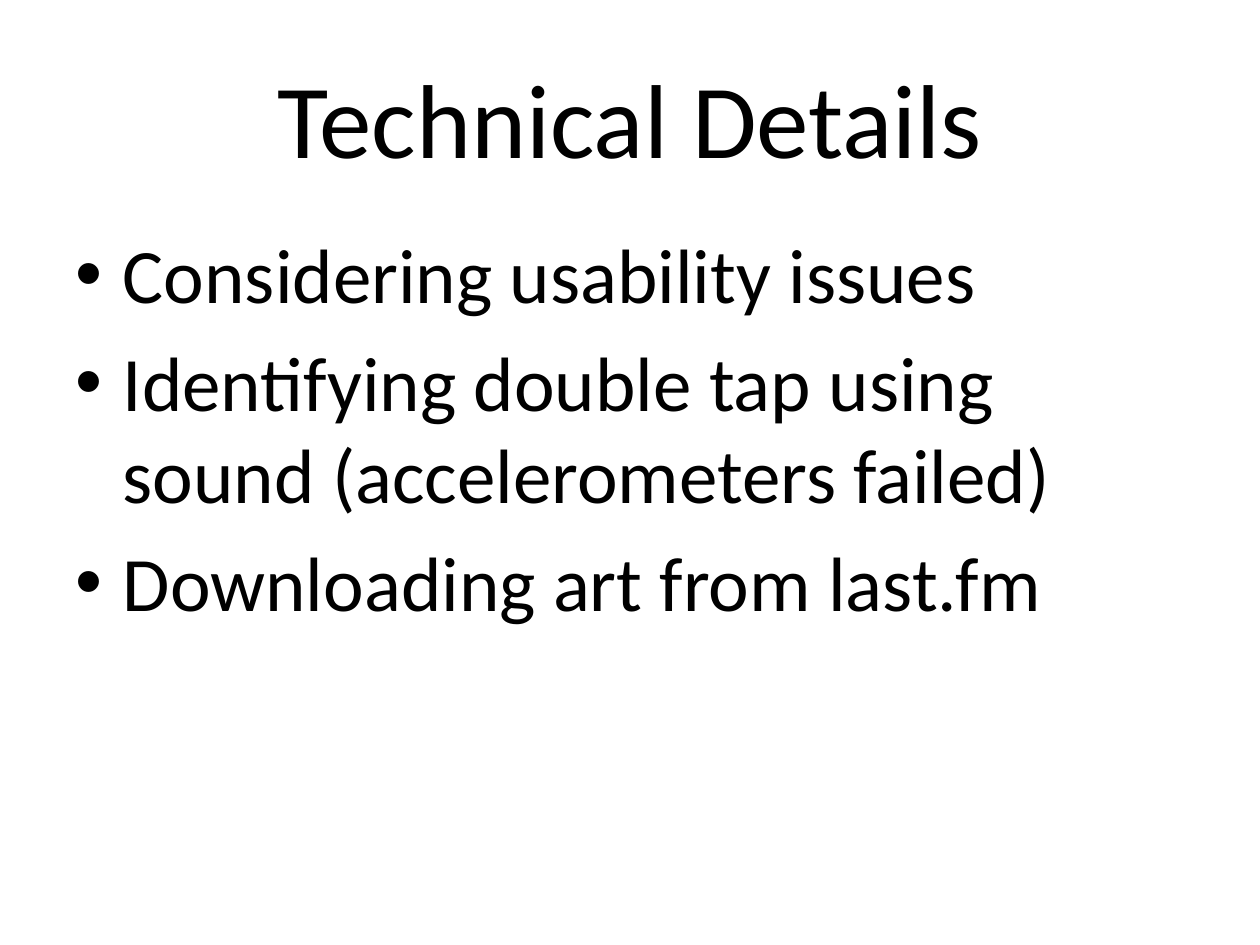
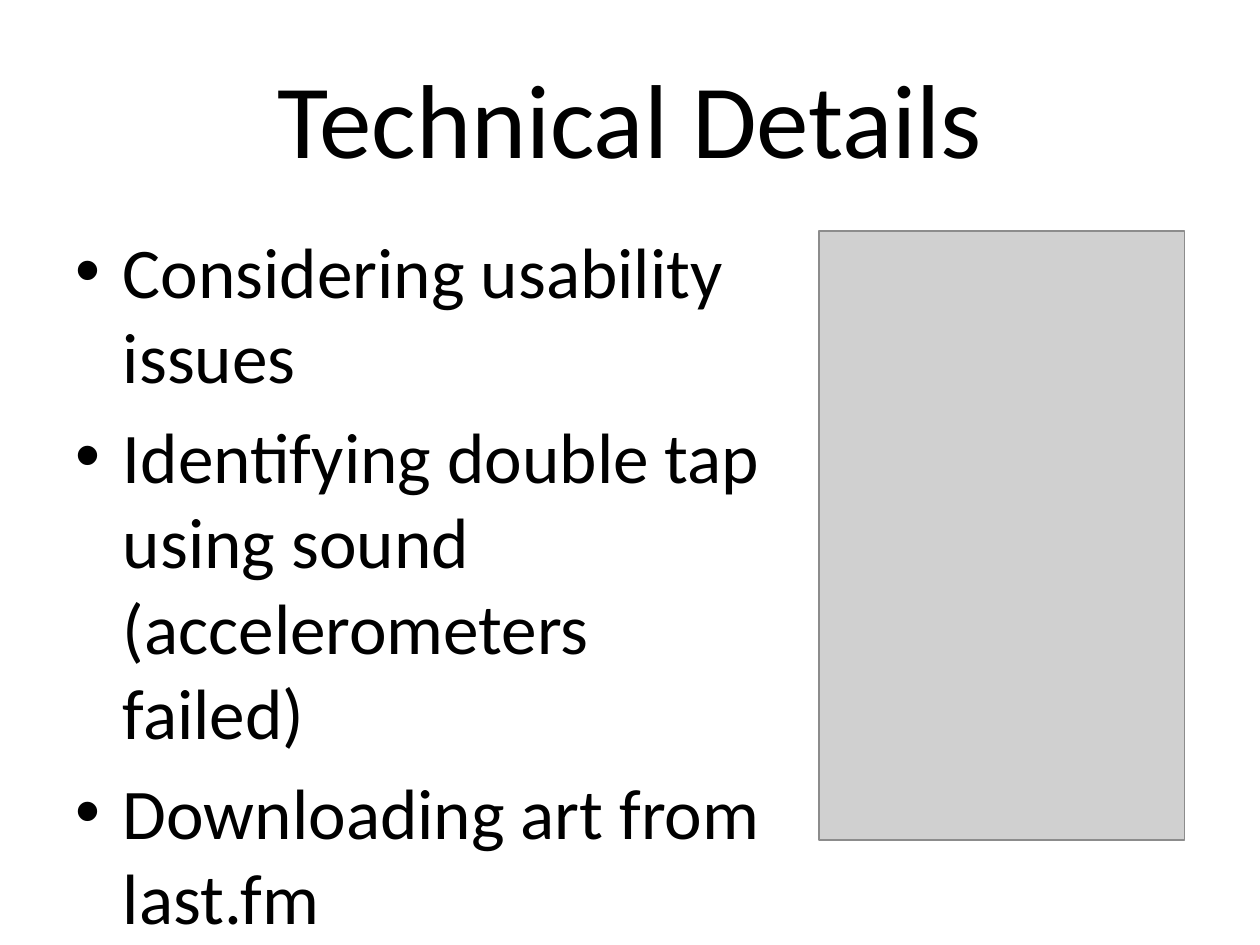
Before and after one commit to OpherV/kinoplayer, a slide deck: slide 6 of Docs/Presentation/Kino.pptx. Drawn at 1260x945 pixels with LibreOffice and Linux fonts; fonts in the diff are those of the drawing; grey boxes stand for pictures; background and template pictures are left out. Boxes give left, top, right and bottom in pixels: in the first picture for what was removed or moved away, otherwise in the second. Text is boxed around its words. In the diff, an @@ line names an element or a change of style, - is before the commit and + after.

```diff
--- a/Docs/Presentation/Kino.pptx
+++ b/Docs/Presentation/Kino.pptx
@@ text "Considering usability issues" at (123,248,760,925): size 44 to 40.7 pt @@
@@ picture added at (819,231,1184,839) @@
```
Also in this commit, not shown: 5 other slides changed.
